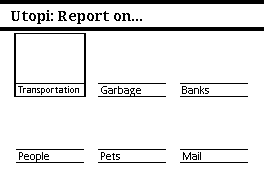
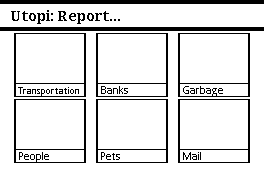
Layer changes from the first 264x176 image to the second:
renamed "H: Report On" to "H: Report", painted on it over [110, 13, 142, 21]
moved "Selectors /6" into group "Icons Menu" over [14, 33, 250, 163]
showed "2/6" over [96, 33, 168, 97]
showed "3/6" over [178, 33, 250, 97]
showed "4/6" over [14, 99, 86, 163]
showed "5/6" over [96, 99, 168, 163]
showed "6/6" over [178, 99, 250, 163]
added group "L: Main 2/2 11" with 6 layers in group "Labels Text" over [18, 86, 223, 163]
added layer "Transportation" in group "L: Main 2/2 11" over [18, 87, 79, 96]
added layer "Banks" in group "L: Main 2/2 11" over [101, 86, 128, 94]
added layer "Garbage" in group "L: Main 2/2 11" over [183, 86, 223, 96]
renamed "Labels 2/6 11 copy" to "L: Roads 1/1 11", hid the group it (3 layers) over [18, 86, 209, 163]
renamed "Transportation" to "Blockage", painted on it over [18, 86, 79, 94]
renamed "Garbage" to "Landfall", painted on it over [101, 86, 141, 96]
renamed "Banks" to "Flood", painted on it over [182, 86, 209, 94]
renamed "2/6 #1" to "I: Main 2/6", hid the group it (0 layers) over [23, 37, 240, 158]
removed group "Selectors" (12 layers) from group "Icons Menu" over [14, 33, 250, 163]
